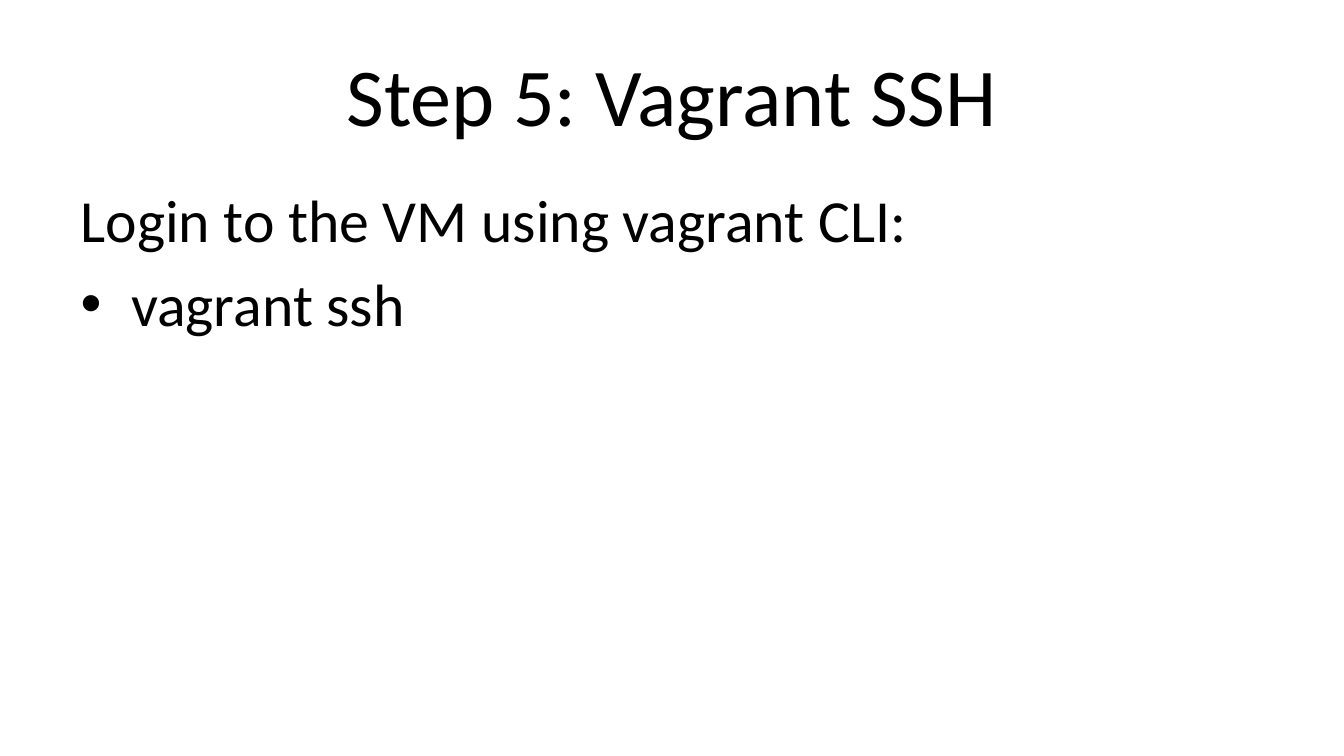
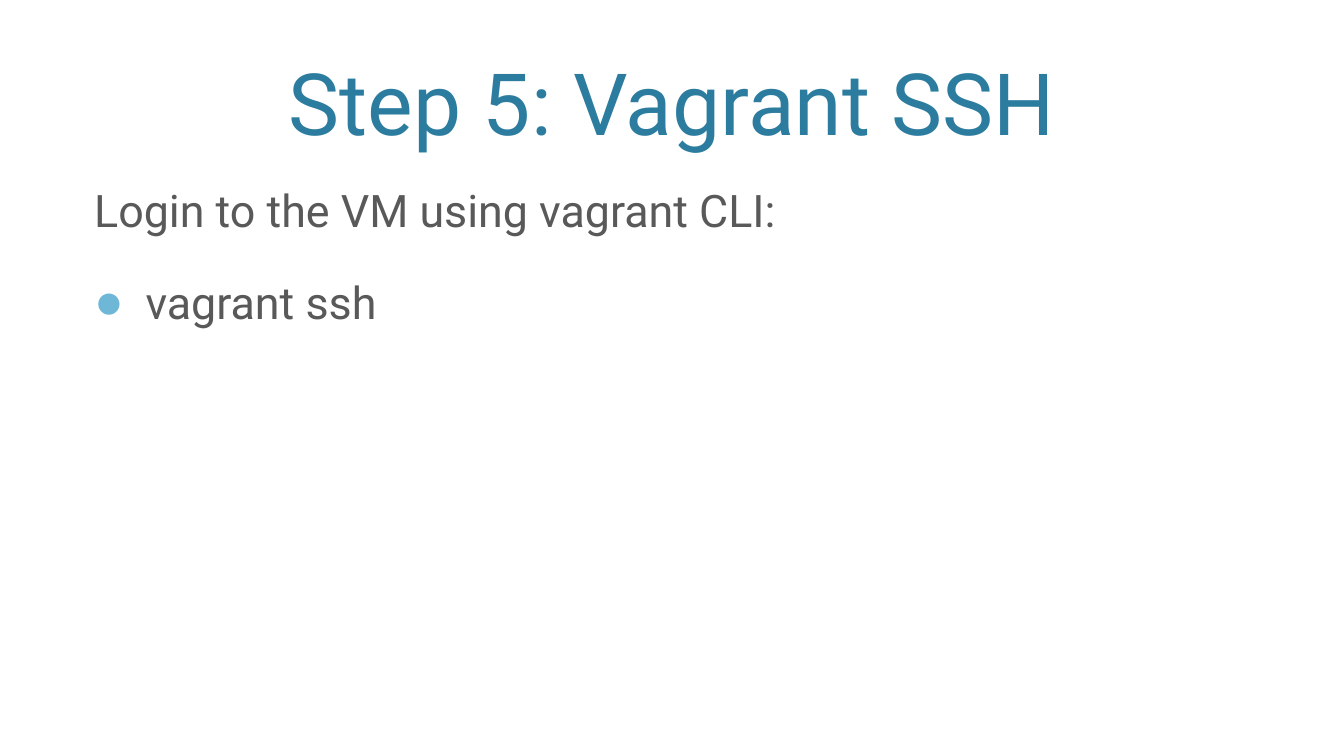
Before and after one commit to VMTrooper/VagrantBrownBag, a slide deck: slide 7 of Vagrant.pptx. Drawn at 1344x756 pixels with LibreOffice and Linux fonts; fonts in the diff are those of the drawing; background and template pictures are left out. Boxes give left, top, right and bottom in pixels: in the first picture for what was removed or moved away, otherwise in the second. Text is boxed around its words. In the diff, an @@ line names an element or a change of style, - is before the commit and + after.

```diff
--- a/Vagrant.pptx
+++ b/Vagrant.pptx
@@ title "Step 5: Vagrant SSH": place and size @@
-title "Step 5: Vagrant SSH" at (346, 72, 997, 140)
+title "Step 5: Vagrant SSH" at (289, 73, 1054, 153)
@@ title "Step 5: Vagrant SSH" at (289, 73, 1054, 153): size 44 to 46 pt, font Calibri to Roboto, text colour #000000 to #2C7C9F; vertical alignment middle to bottom @@
@@ text "Login to the VM using ...": place and size @@
-text "Login to the VM using ..." at (81, 200, 906, 337)
+text "Login to the VM using ..." at (94, 193, 775, 329)
@@ text "Login to the VM using ..." at (94, 193, 775, 329): size 32 to 24 pt, font Calibri to Roboto, text colour #000000 to #595959; more space between paragraphs; bullet • to ● @@
```
Also in this commit, not shown: 14 other slides changed.
